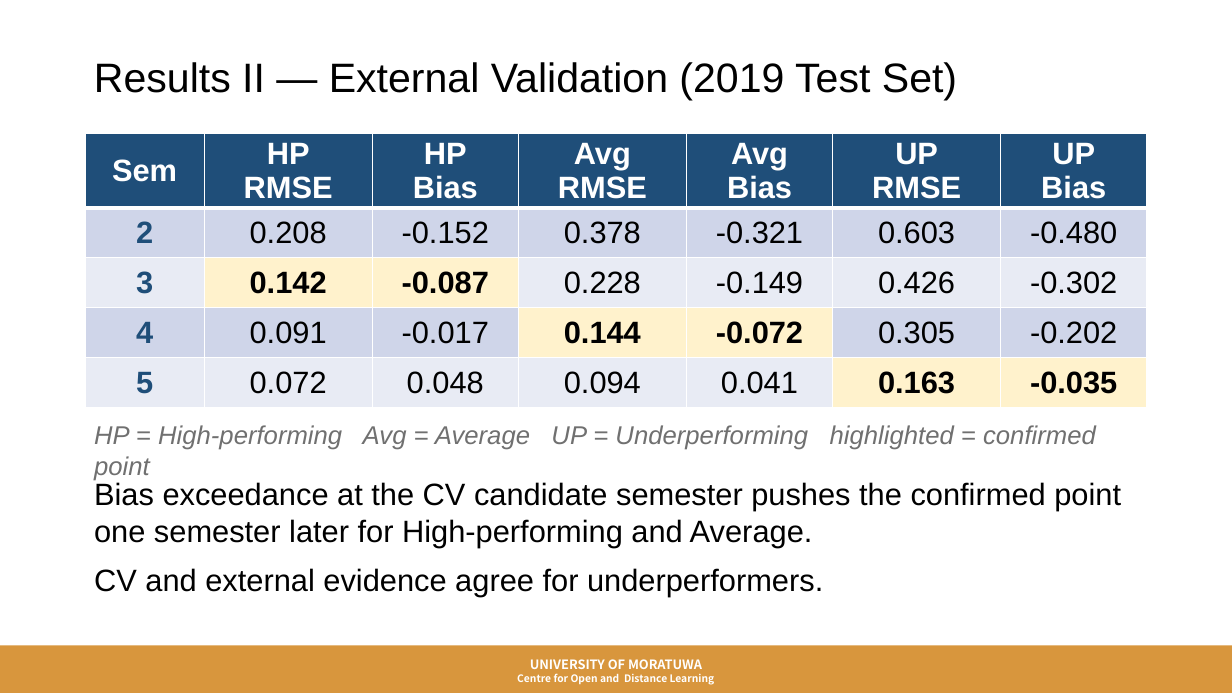
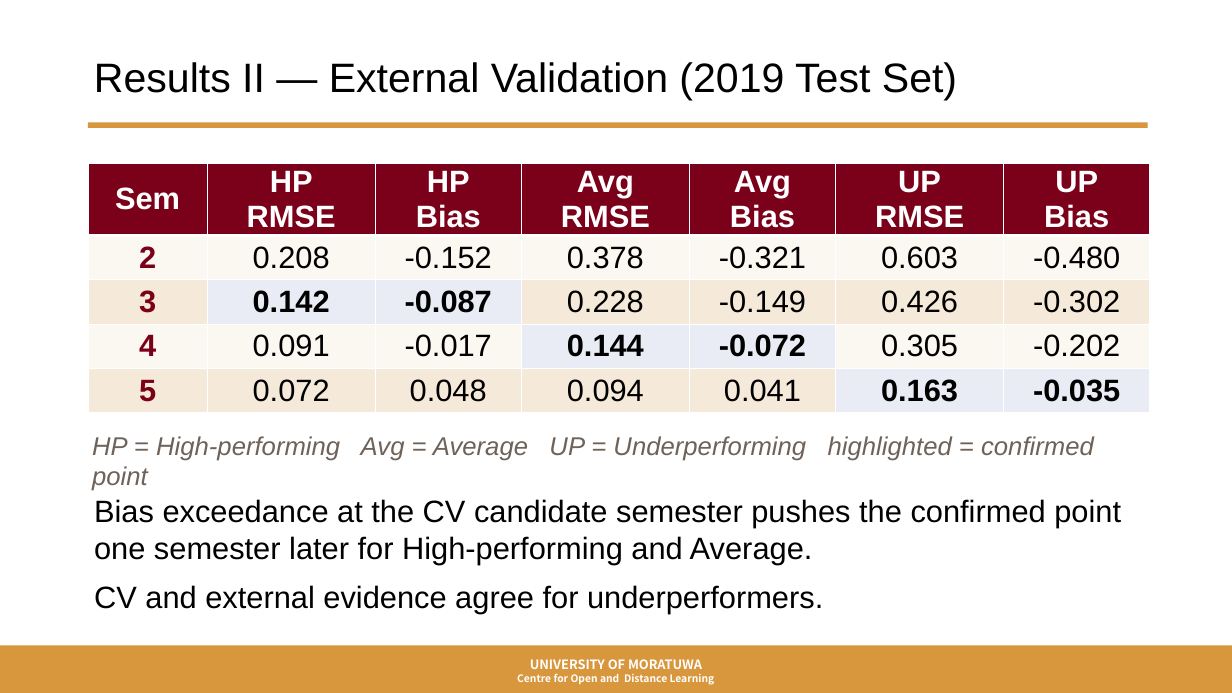
Before and after one commit to SayuriWitharana/GPA_Prediction_Framework, a slide deck: slide 10 of ICODE26_GPA_Presentation.pptx. Drawn at 1232x693 pixels with LibreOffice and Linux fonts; fonts in the diff are those of the drawing; background and template pictures are left out. Boxes give left, top, right and bottom in pixels: in the first picture for what was removed or moved away, otherwise in the second. Text is boxed around its words. In the diff, an @@ line names an element or a change of style, - is before the commit and + after.

```diff
--- a/ICODE26_GPA_Presentation.pptx
+++ b/ICODE26_GPA_Presentation.pptx
@@ title "Results II — External Validation ..." at <box>94,62,957,101</box>: text colour #000000 to none @@
@@ rectangle added at <box>88,122,1148,128</box>, fill #D8963D @@
@@ table at <box>88,163,1150,418</box> @@
@@ fill #1F4E79 to #7B0019 in row 1 @@
@@ fill #CFD5EA to #FBF7F1 in 12 cells @@
@@ fill #E9EBF5 to #F5EADA in 10 cells @@
@@ fill #FFF2CC to #E9EBF5 in 6 cells @@
@@ text colour #1F4E79 to #7B0019 in "2", "3", "4", "5" @@
@@ text colour #000000 to none in "0.208", "-0.152", "0.378", "-0.321" and 20 more places @@
@@ table: place and size @@
-table at <box>85,134,1147,413</box>
+table at <box>88,163,1150,418</box>
@@ text "HP = High-performing Avg = ...": place and size @@
-text "HP = High-performing Avg = ..." at <box>94,425,1096,450</box>
+text "HP = High-performing Avg = ..." at <box>92,436,1094,491</box>
@@ text "HP = High-performing Avg = ..." at <box>92,436,1094,491</box>: text colour #707070 to #6E6259 @@
@@ text "Bias exceedance at the CV ..." at <box>94,499,1121,614</box>: text colour #000000 to none @@
@@ text "Bias exceedance at the CV ...": place and size @@
-text "Bias exceedance at the CV ..." at <box>94,480,1121,597</box>
+text "Bias exceedance at the CV ..." at <box>94,499,1121,614</box>
```
Also in this commit, not shown: 11 other slides changed, 3 other files.
